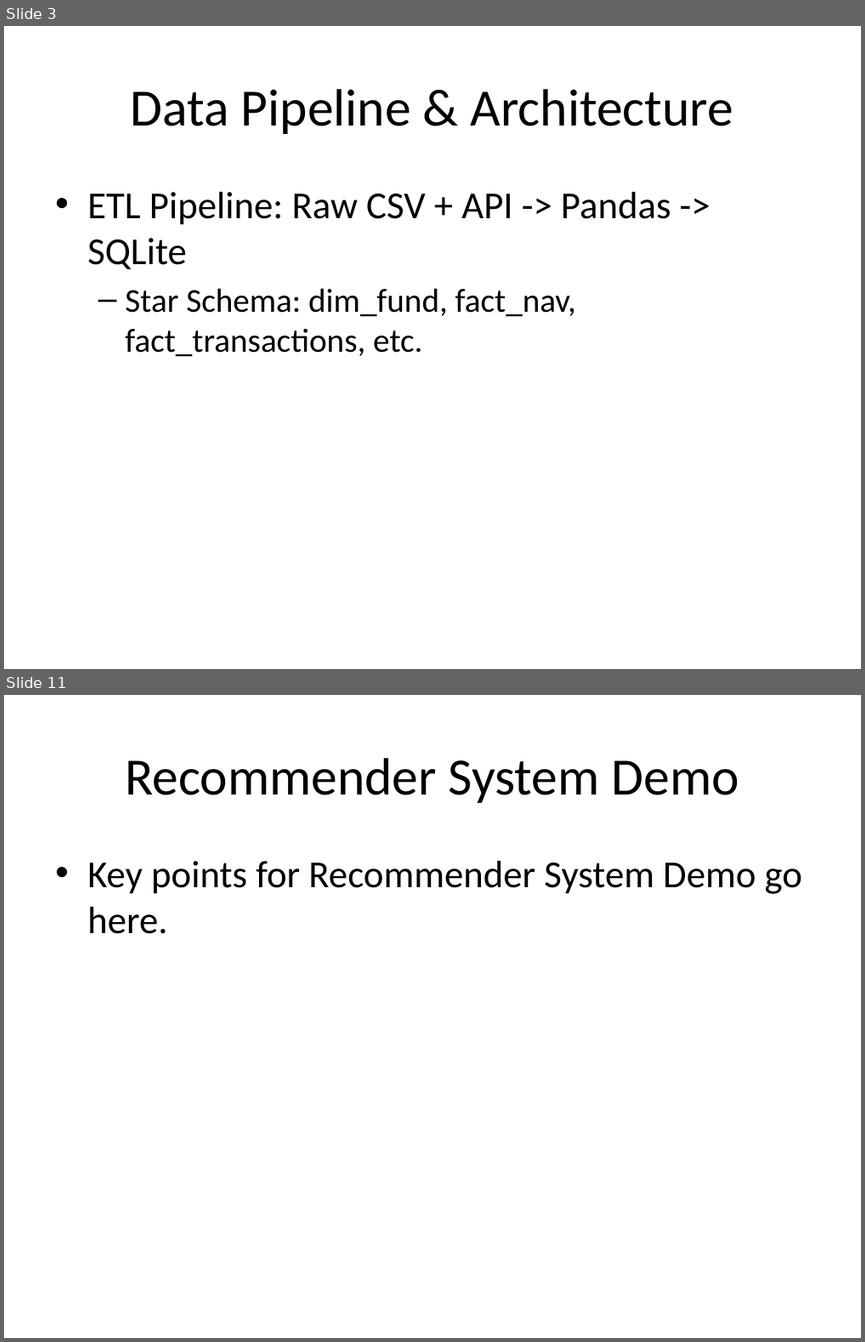
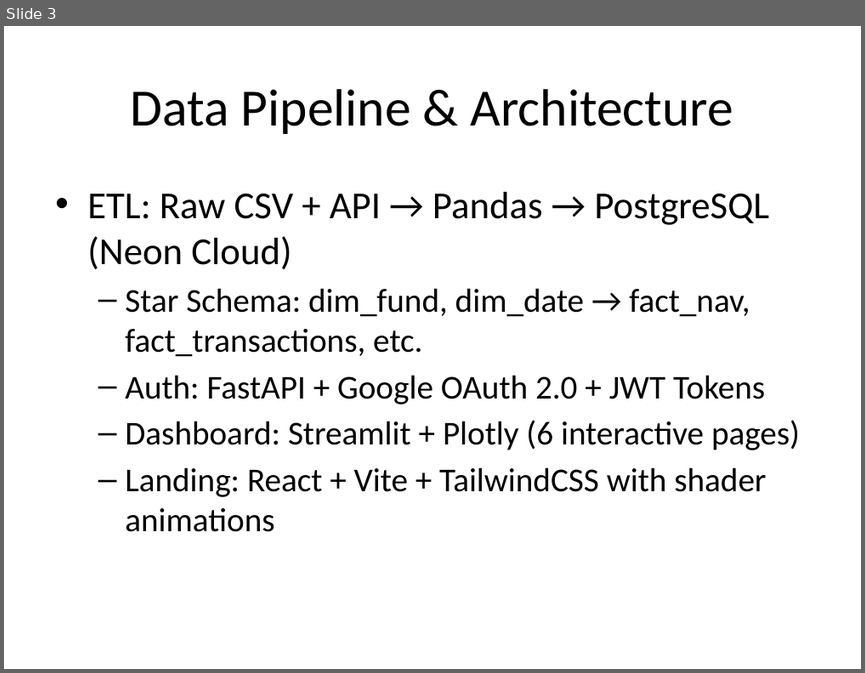
Before and after one commit to prathmeshnanda2007-sudo/MUTUAL-FUND-ANALYSIS, a slide deck: reports/Project_Presentation_Deck.pptx. Shown one above the other, each under a label of ours: slides 3 and 11 before the commit, slide 3 after it; the slides between them are not shown. The pictures are 865x1342 and 865x673 pixels, drawn with LibreOffice and Linux fonts; fonts in the diff are those of the drawing. Boxes give left, top, right and bottom in pixels: in the first picture for what was removed or moved away, otherwise in the second. Text is boxed around its words. In the diff, an @@ line names an element or a change of style, - is before the commit and + after.

Commit message:
Complete 5-phase plan: Update dashboard, landing page, reports, and secure secrets

```diff
--- a/reports/Project_Presentation_Deck.pptx
+++ b/reports/Project_Presentation_Deck.pptx
@@ slide 11 removed at box(4, 695, 861, 1338), background #FFFFFF @@
@@ title removed at box(125, 758, 739, 803) @@
-Recommender System Demo
@@ text removed at box(87, 861, 802, 934) @@
-• Key points for Recommender System Demo go here.
@@ slide 3 changed as well @@
@@ text at box(87, 192, 800, 532): text changed @@
-• ETL Pipeline: Raw CSV + API -> Pandas -> SQLite
-  – Star Schema: dim_fund, fact_nav, fact_transactions, etc.
+• ETL: Raw CSV + API → Pandas → PostgreSQL (Neon Cloud)
+  – Star Schema: dim_fund, dim_date → fact_nav, fact_transactions, etc.
+  – Auth: FastAPI + Google OAuth 2.0 + JWT Tokens
+  – Dashboard: Streamlit + Plotly (6 interactive pages)
+  – Landing: React + Vite + TailwindCSS with shader animations
```
Also in this commit, not shown: 5 other slides changed, 6 slides added, 5 other slides removed, 11 other files.
